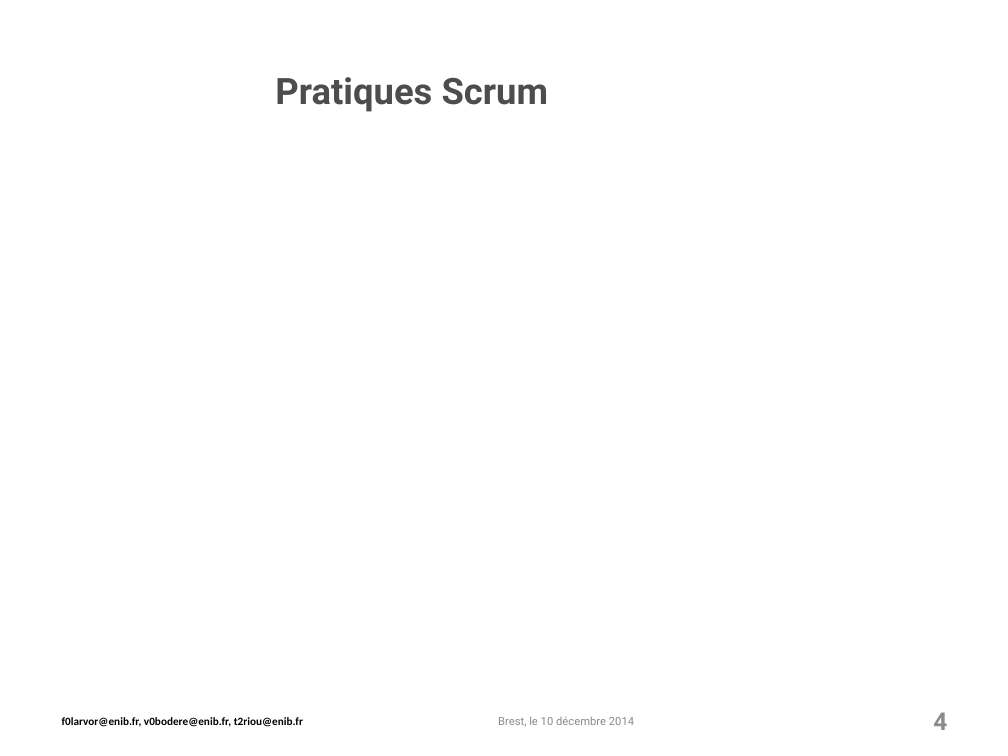
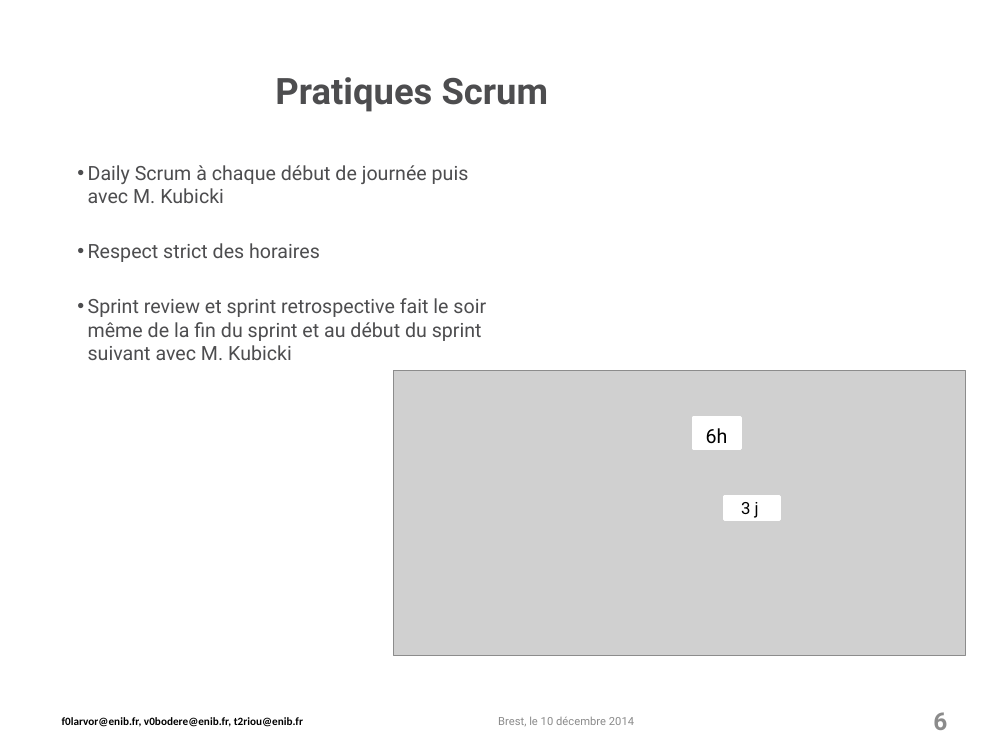
Before and after one commit to PixelSenseEnib/PixelSense, a slide deck: slide 6 of Soutenance/modele-ENIB-2010.pptx (slide 4 before the commit). Drawn at 1008x756 pixels with LibreOffice and Linux fonts; fonts in the diff are those of the drawing; grey boxes stand for pictures; background and template pictures are left out. Boxes give left, top, right and bottom in pixels: in the first picture for what was removed or moved away, otherwise in the second. Text is boxed around its words. In the diff, an @@ line names an element or a change of style, - is before the commit and + after.

```diff
--- a/Soutenance/modele-ENIB-2010.pptx
+++ b/Soutenance/modele-ENIB-2010.pptx
@@ text added at bbox=[88, 165, 486, 360], 14 pt, text #4D4D4F @@
+• Daily Scrum à chaque début de journée puis avec M. Kubicki
+• Respect strict des horaires
+• Sprint review et sprint retrospective fait le soir même de la fin du sprint et au début du sprint suivant avec M. Kubicki
@@ picture added at bbox=[394, 370, 966, 656] @@
@@ rectangle added at bbox=[694, 417, 741, 449], fill #FFFFFF, outline #FFFFFF 2 pt, 14 pt, text #000000 @@
+6h
@@ rectangle added at bbox=[725, 496, 780, 519], fill #FFFFFF, outline #FFFFFF 2 pt, 12 pt, text #000000 @@
+3 j
@@ page number at bbox=[933, 712, 947, 730]: text changed @@
-4
+6
```
Also in this commit, not shown: 2 other slides changed, 4 slides added, 2 other files.
